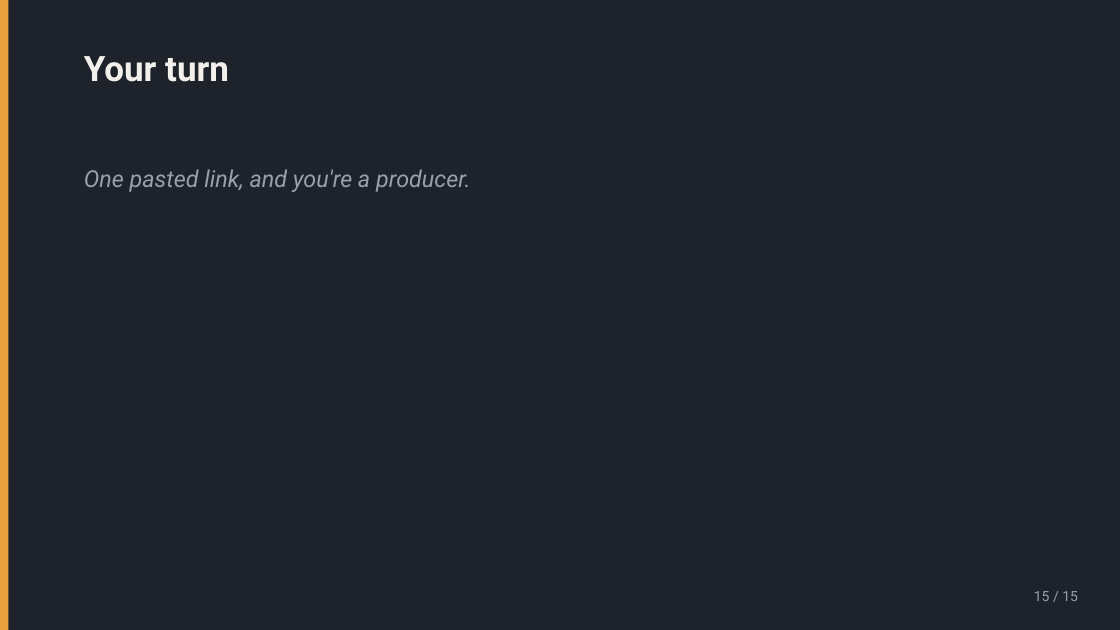
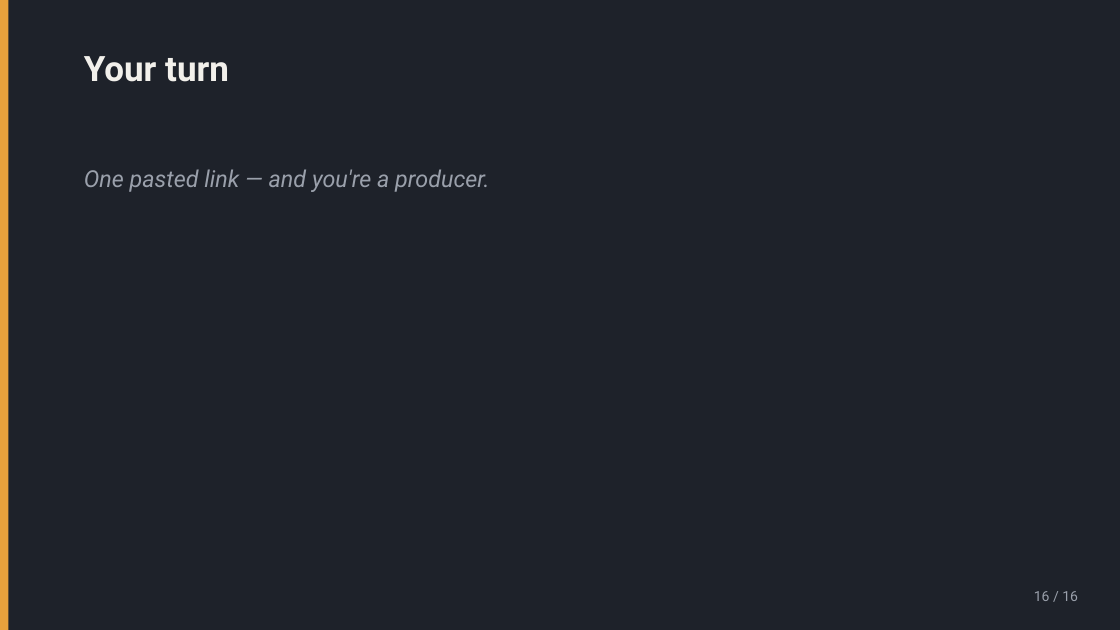
Before and after one commit to nikolaidk/voice, a slide deck: slide 16 of demo/data/14968b573e78/slides.pptx (slide 15 before the commit). Drawn at 1120x630 pixels with LibreOffice and Linux fonts; fonts in the diff are those of the drawing. Boxes give left, top, right and bottom in pixels: in the first picture for what was removed or moved away, otherwise in the second. Text is boxed around its words. In the diff, an @@ line names an element or a change of style, - is before the commit and + after.

```diff
--- a/demo/data/14968b573e78/slides.pptx
+++ b/demo/data/14968b573e78/slides.pptx
@@ text at (84,169,489,192): text changed @@
-One pasted link, and you're a producer.
+One pasted link — and you're a producer.
@@ text at (1034,591,1078,601): text changed @@
-15 / 15
+16 / 16
```
Also in this commit, not shown: 9 other slides changed, 6 slides added, 5 slides removed, 28 other files.
